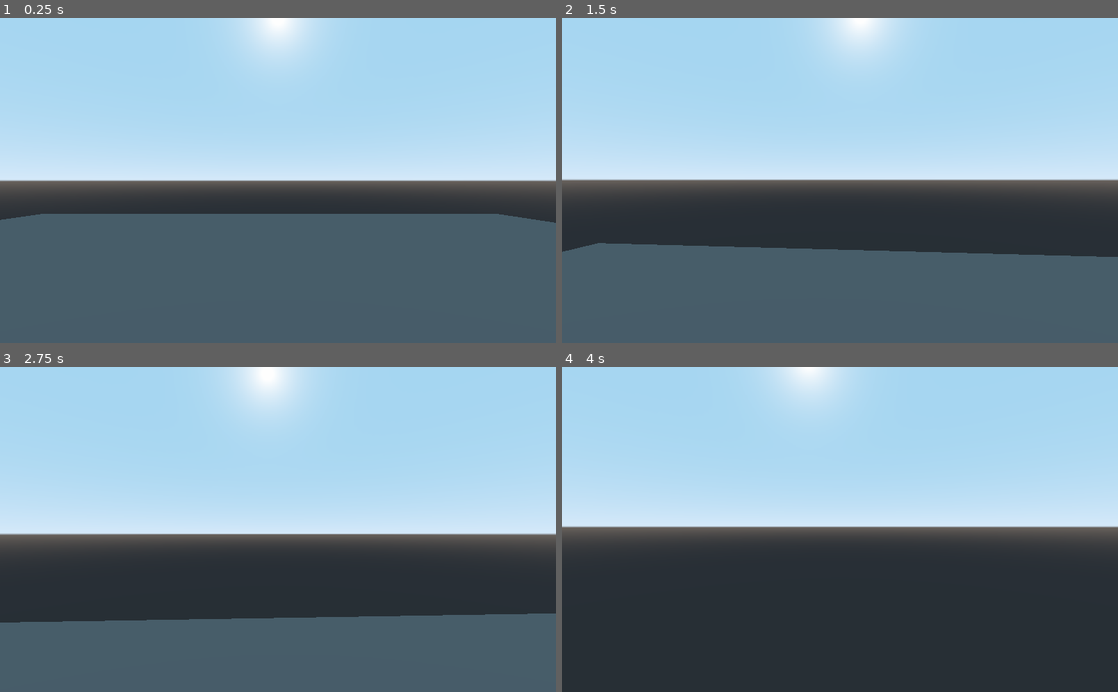
Above: before the commit, frames 1-4 (two rows, left to right).
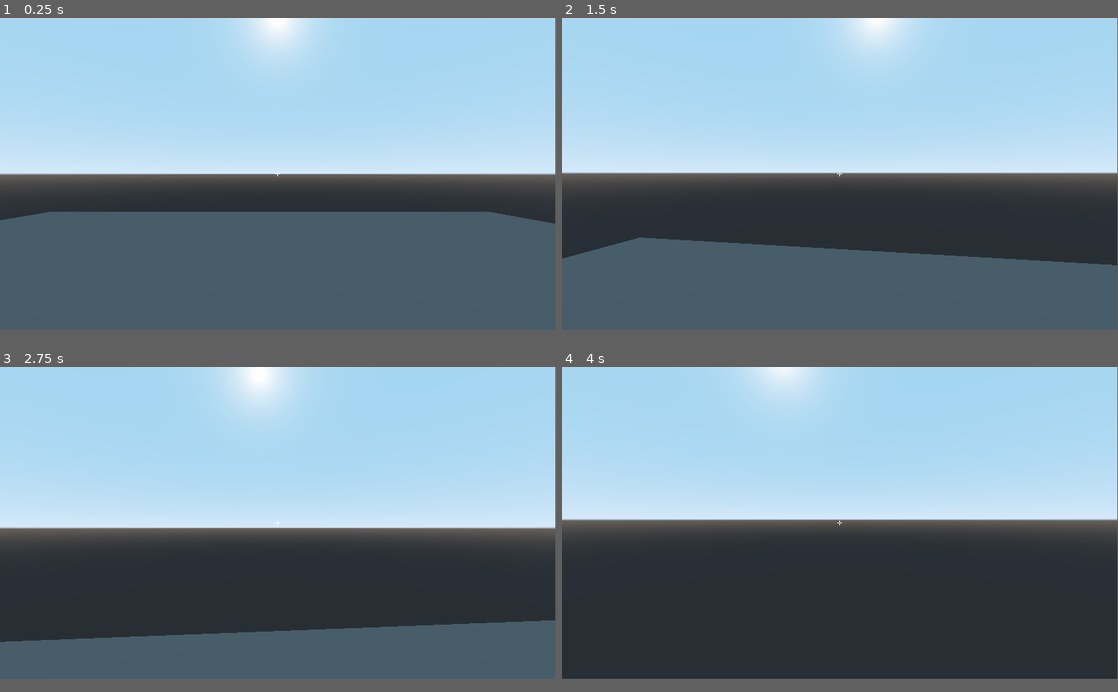
Above: after the commit, the same moments.

Repository: AndrewCoon/Bad-Game
Game: Godot game, scene res://Scenes/Room.tscn
Same seed, same stepped clock (60 frames per second), same inputs: the game is played once before the commit and once after it.
Inputs (mouse positions are in pixels of both pictures, inside the frame that each line leads up to):
- Up to frame 1 (0.25 s): no input
- Up to frame 2 (1.5 s): move the mouse to (867, 180) at 0.52 s; hold W (moveForward) from 0.53 s (still down); tap Space (jump) at 0.77 s; move the mouse to (812, 180) at 1.27 s
- Up to frame 3 (2.75 s): keep holding W (moveForward); tap Space (jump) at 1.52 s; move the mouse to (289, 523) at 2.02 s
- Up to frame 4 (4 s): keep holding W (moveForward); move the mouse to (834, 536) at 2.77 s; tap Space (jump) at 3.02, 3.77 s; tap Enter at 3.5 s; move the mouse to (878, 532) at 3.52 s
The window is 800x468 before the commit and 799x449 after it. Grey fills any space a smaller window leaves; there, only what the larger window draws over its background counts as a difference.

The runs differ from the first frame. In frame 1, 3.5% of the frame differs, in the area x 0-100%, y 0-64%; in frame 2, 4.6%; in frame 3, 6.7%, in the area x 0-100%, y 0-85%; in frame 4, 3.9%.

Commit message:
added crosshair

Diff:
--- a/Scenes/Player.tscn
+++ b/Scenes/Player.tscn
@@ -1,6 +1,7 @@
-[gd_scene load_steps=4 format=2]
+[gd_scene load_steps=5 format=2]
 
 [ext_resource path="res://Scripts/Player.gd" type="Script" id=1]
+[ext_resource path="res://Assets/crosshair.png" type="Texture" id=2]
 
 [sub_resource type="CapsuleMesh" id=1]
 
@@ -21,3 +22,11 @@
 transform = Transform( 1, 0, 0, 0, 1, 0, 0, 0, 1, 0, 1.04284, 0 )
 
 [node name="Camera" type="Camera" parent="Head"]
+
+[node name="TextureRect" type="TextureRect" parent="Head/Camera"]
+margin_left = 950.0
+margin_top = 530.0
+margin_right = 990.0
+margin_bottom = 570.0
+rect_scale = Vector2( 0.5, 0.5 )
+texture = ExtResource( 2 )
--- a/Scenes/Room.tscn
+++ b/Scenes/Room.tscn
@@ -24,5 +24,5 @@
 [node name="CollisionShape" type="CollisionShape" parent="StaticBody"]
 shape = SubResource( 3 )
 
-[node name="KinematicBody" parent="." instance=ExtResource( 1 )]
-transform = Transform( 1, 0, 0, 0, 1, 0, 0, 0, 1, 0.706757, 2.32374, 0.257207 )
+[node name="Player" parent="." instance=ExtResource( 1 )]
+transform = Transform( 1, 0, 0, 0, 1.5, 0, 0, 0, 1, 0.706757, 2.32374, 0.257207 )
--- a/project.godot
+++ b/project.godot
@@ -13,6 +13,11 @@
 config/name="Bad Gamer"
 run/main_scene="res://Scenes/Room.tscn"
 config/icon="res://icon.png"
+
+[display]
+
+window/size/width=1920
+window/size/height=1080
 
 [gui]
 
Binary file added: Assets/crosshair.png
Not shown, added: Assets/crosshair.png.import
